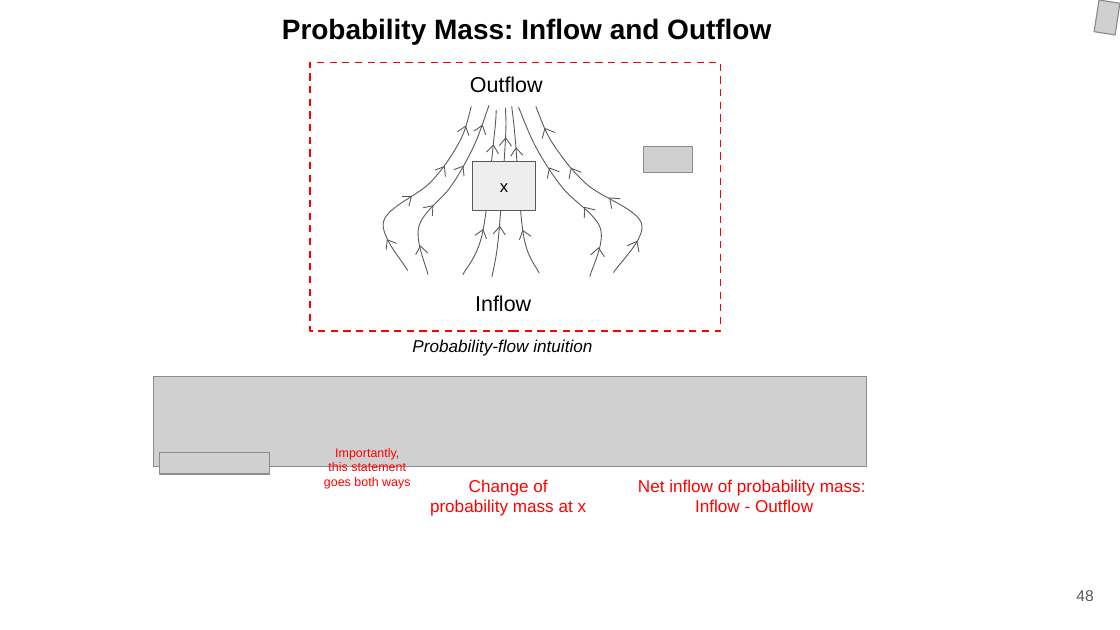
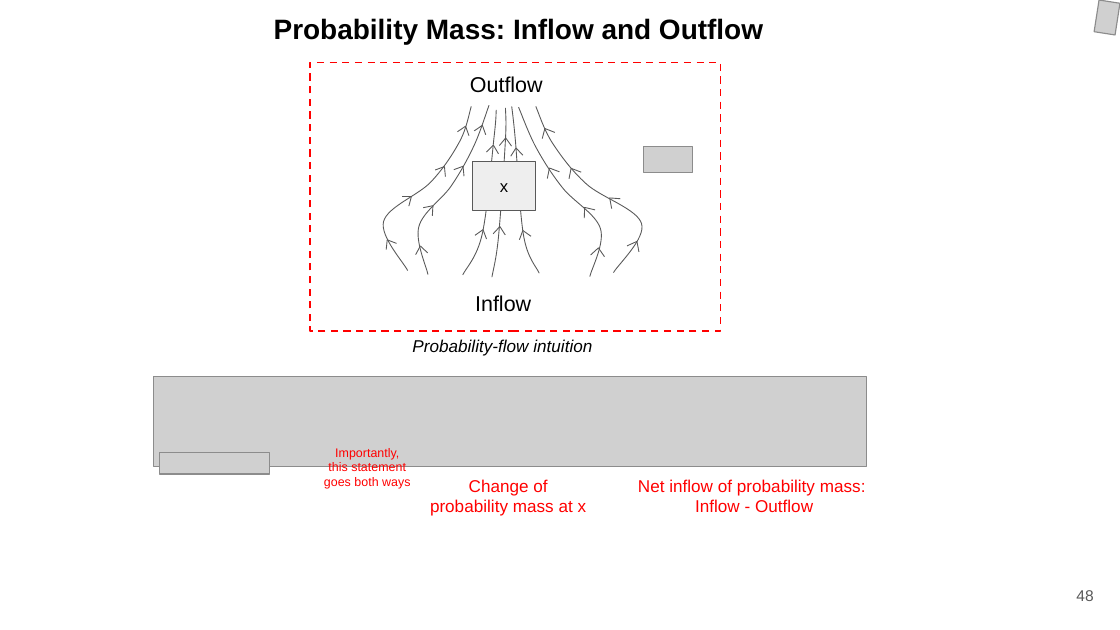
Before and after one commit to ducspe/DCPresentations, a slide deck: slide 48 of UnderstandingDiffusion/UnderstandingDiffusion.pptx. Drawn at 1120x630 pixels with LibreOffice and Linux fonts; fonts in the diff are those of the drawing; grey boxes stand for pictures. Boxes give left, top, right and bottom in pixels: in the first picture for what was removed or moved away, otherwise in the second. Text is boxed around its words. In the diff, an @@ line names an element or a change of style, - is before the commit and + after.

```diff
--- a/UnderstandingDiffusion/UnderstandingDiffusion.pptx
+++ b/UnderstandingDiffusion/UnderstandingDiffusion.pptx
@@ text "Probability Mass: Inflow and Outflow": place and size @@
-text "Probability Mass: Inflow and Outflow" at [282, 18, 771, 44]
+text "Probability Mass: Inflow and Outflow" at [274, 18, 763, 44]
```
Also in this commit, not shown: 16 other slides changed, 10 other files.
